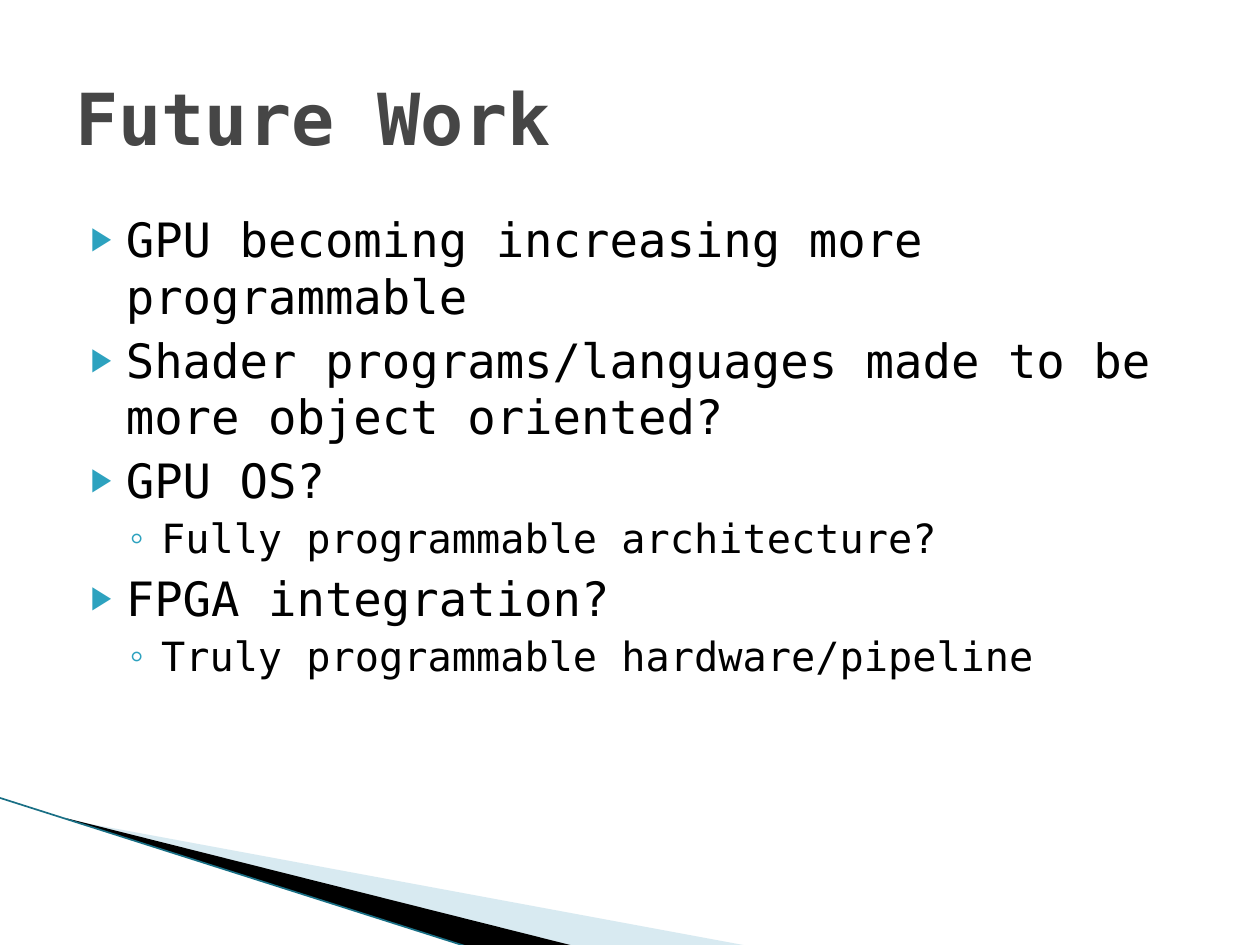
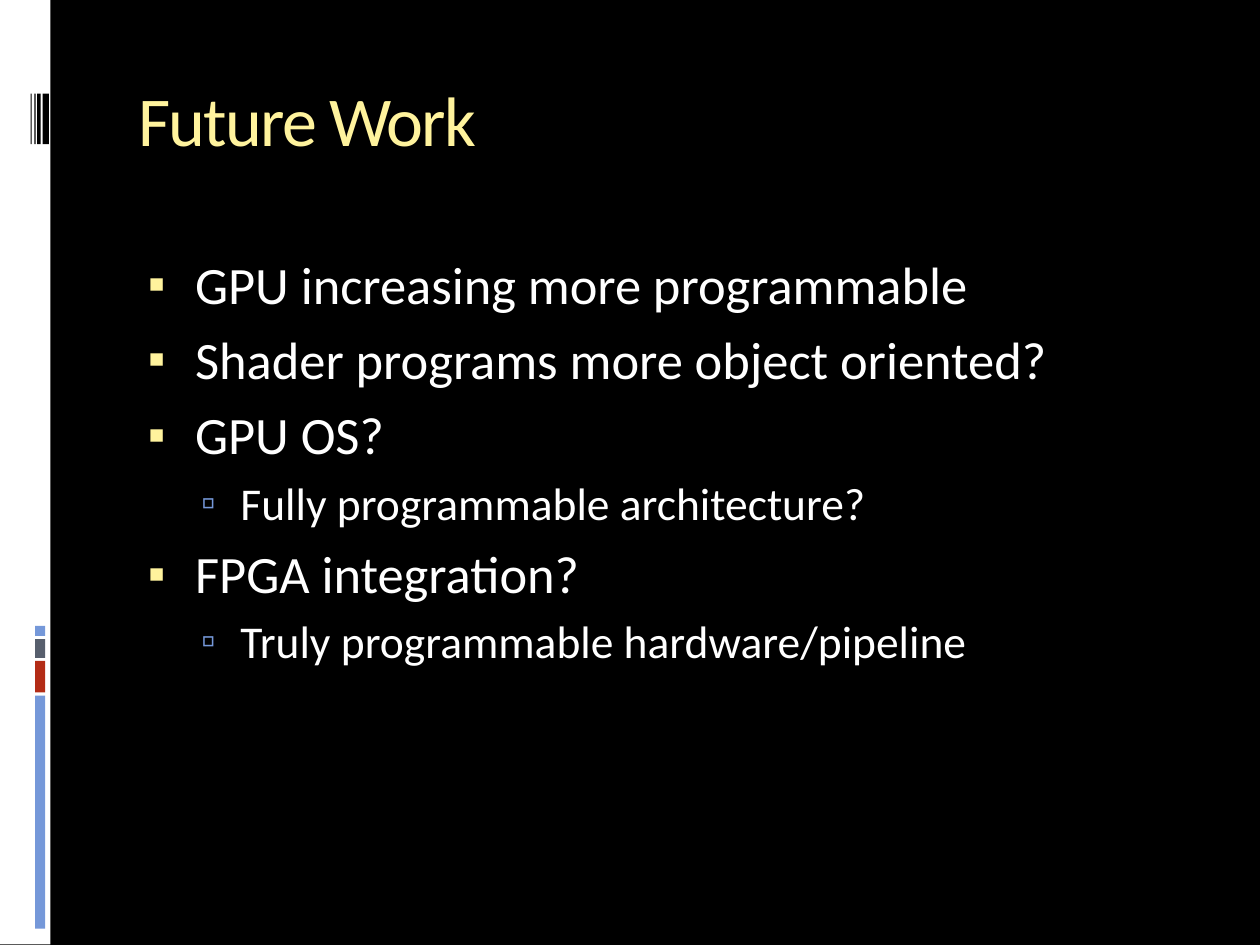
Before and after one commit to stanman8264/cg2f2017cs, a slide deck: slide 24 of CG2F2017CS_Presentation.pptx (slide 19 before the commit). Drawn at 1260x945 pixels with LibreOffice and Linux fonts; fonts in the diff are those of the drawing; background and template pictures are left out. Boxes give left, top, right and bottom in pixels: in the first picture for what was removed or moved away, otherwise in the second. Text is boxed around its words. In the diff, an @@ line names an element or a change of style, - is before the commit and + after.

```diff
--- a/CG2F2017CS_Presentation.pptx
+++ b/CG2F2017CS_Presentation.pptx
@@ background #FFFFFF to #000000 @@
@@ rectangle added at [0,0,50,945], fill #FFFFFF @@
@@ title "Future Work": place and size @@
-title "Future Work" at [75,90,551,146]
+title "Future Work" at [138,97,476,147]
@@ title "Future Work" at [138,97,476,147]: size 41 to 40 pt, font DejaVu Sans Mono to Calibri, text colour #464646 to #FFF39D, letter spacing 0 to -1 pt, bold off; vertical alignment middle to top @@
@@ rectangle added at [30,93,32,144], fill #000000 @@
@@ rectangle added at [34,93,35,144], fill #000000 @@
@@ rectangle added at [37,93,40,144], fill #000000 @@
@@ rectangle added at [43,93,49,144], fill #000000 @@
@@ text "GPU increasing more programmable": place and size @@
-text "GPU increasing more programmable" at [126,221,1150,680]
+text "GPU increasing more programmable" at [195,267,1046,666]
@@ text at [195,267,1046,388]: text changed; size 27 to 30 pt; font DejaVu Sans Mono to Calibri; text colour #000000 to #FFFFFF @@
-▶ GPU becoming increasing more programmable
-▶ Shader programs/languages made to be more object oriented?
+▪ GPU increasing more programmable
+▪ Shader programs more object oriented?
@@ text at [195,418,966,666]: size 27 to 30 pt in "GPU OS?", "FPGA integration?"; font DejaVu Sans Mono to Calibri, text colour #000000 to #FFFFFF in "GPU OS?", "Fully programmable architecture?", "FPGA integration?", "Truly programmable hardware/pipeline"; size 23 to 26 pt in "Fully programmable architecture?", "Truly programmable hardware/pipeline"; bullet ▶ to ▪; more space between paragraphs; bullet colour #2DA2BF to #FFF39D; bullet ◦ to ▫; bullet colour #2DA2BF to #7598D9 @@
@@ rectangle added at [35,626,45,636], fill #7598D9 @@
@@ rectangle added at [35,639,45,658], fill #575F6D @@
@@ rectangle added at [35,662,45,693], fill #B32C16 @@
@@ rectangle added at [35,696,45,929], fill #7598D9 @@
@@ line removed from (0, 798) to (467, 945) @@
@@ freeform shape removed at [67,818,576,945] @@
@@ freeform shape removed at [69,819,750,945] @@
```
Also in this commit, not shown: 22 other slides changed, 5 slides added.
